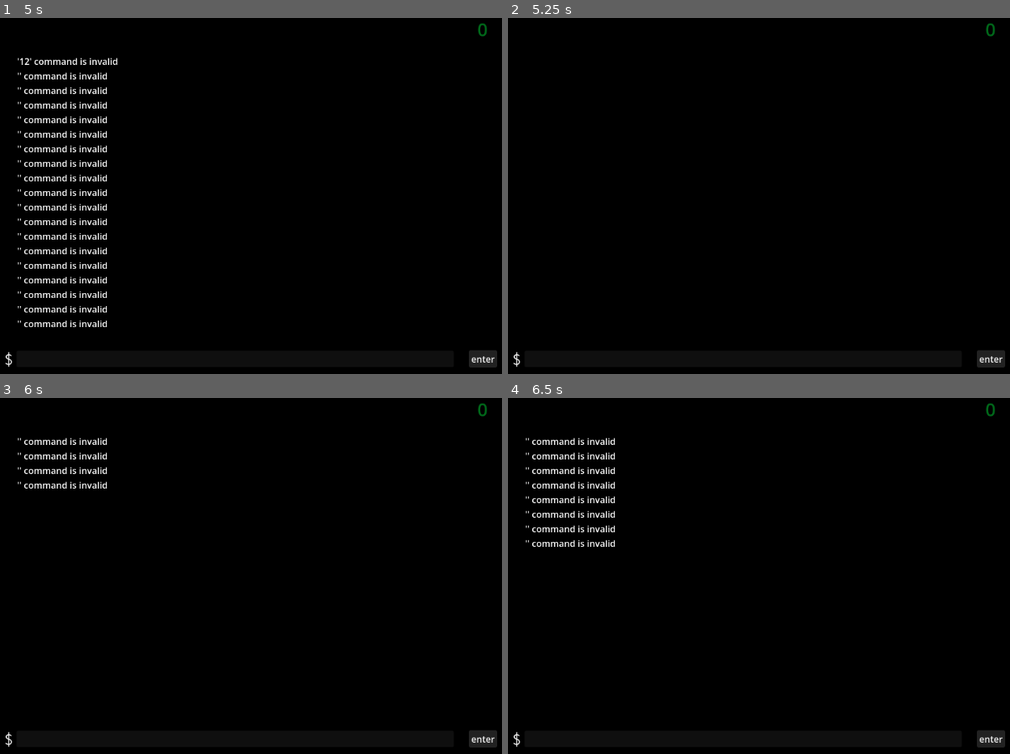
Above: before the commit, frames 1-4 (two rows, left to right).
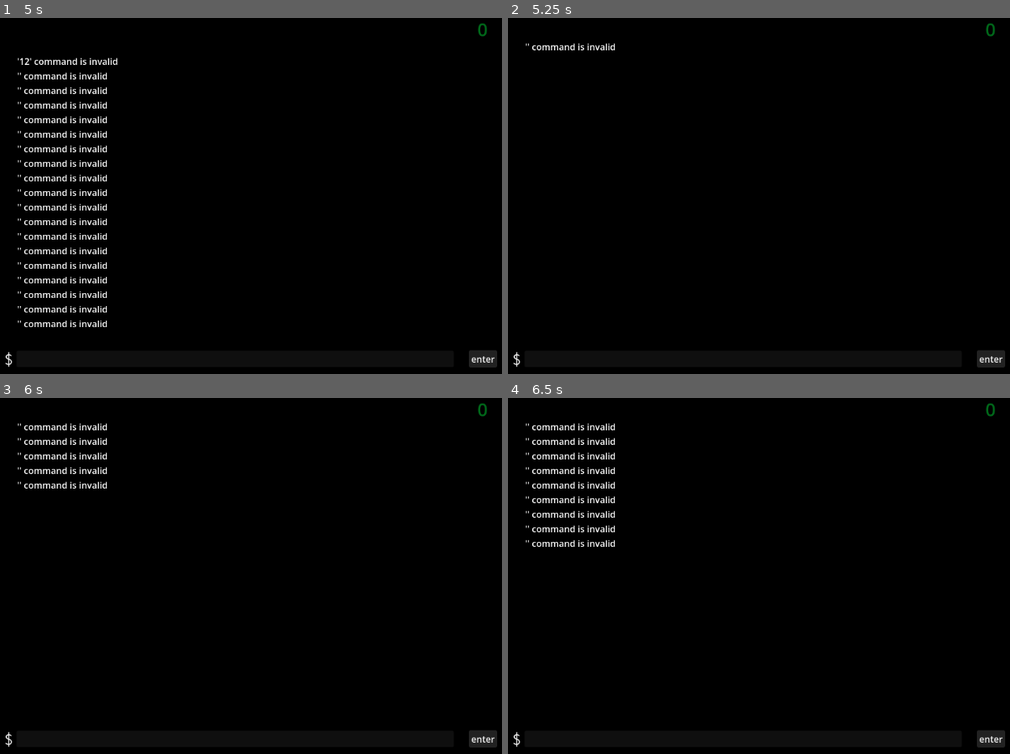
Above: after the commit, the same moments.

Repository: martinkuruzg-hue/hacking-cmd-game2
Game: Godot game, scene res://node_2d.tscn
Same seed, same stepped clock (60 frames per second), same inputs: the game is played once before the commit and once after it. The engine's default icon, where the game draws it, is replaced by a stand-in: a white triangle on a blue panel in a dark square.
Inputs (mouse positions are in pixels of both pictures, inside the frame that each line leads up to):
- Up to frame 1 (5 s): click (235, 359) at 0.52 s; type "12" at 0.6 s; click "enter" at 1.25 s; click "enter" at 2 s; click "enter" at 2.75 s; tap Enter (ui_accept) at 3.5, 3.6, 3.77, 4.07, 4.25, 4.35, 4.52, 4.82 s
- Up to frame 2 (5.25 s): tap Enter (ui_accept) at 5.1 s
- Up to frame 3 (6 s): tap Enter (ui_accept) at 5.75, 5.85 s
- Up to frame 4 (6.5 s): tap Enter (ui_accept) at 6.02, 6.32 s

Frame 1 is identical in both runs. In frame 2, 0.2% of the frame differs, in the area x 3-22%, y 7-10%; in frame 3, 0.2%; in frame 4, 0.2%.

Commit message:
cmd alpha 2

Diff:
--- a/node_2d.gd
+++ b/node_2d.gd
@@ -15,6 +15,9 @@
 func _process(delta: float) -> void:
 	get_node("Label3").text = str(puntos)
 	if Input.is_action_just_pressed("ui_accept"):
+
+		texto = str($LineEdit.text)
+		#Presionar boton fisico
 		cmd_base()
 
 	if puntos <0:
@@ -22,6 +25,7 @@
 
 
 func _on_button_pressed() -> void:
+	#Presionar boton virtual
 	cmd_base()
 func cmd_base():
 		if $LineEdit.text in lista_comandos and not $LineEdit.text in clear:
@@ -29,7 +33,7 @@
 			sumar_puntos()
 		elif $LineEdit.text in clear:
 			sumar_puntos()
-			vaciar_cmd()
+			vaciar_cmd("")
 		else:
 			restar_puntos()
 			input_invalido()
@@ -42,9 +46,9 @@
 	$LineEdit.text = ""
 func llenar_cmd():
 	$Label.text =str($Label.text) + "\n" +str($LineEdit.text)
-func vaciar_cmd():
-	get_node("Label").text = ""
-	veces = 0
+func vaciar_cmd(a):
+		get_node("Label").text = ""+a
+		veces = 0
 func input_invalido():
 	$Label.text =str($Label.text) + "\n"+"'" +str($LineEdit.text)+"' command is invalid"
 func _on_label_resized() -> void:
@@ -53,5 +57,11 @@
 		veces = veces + 1
 		print(veces)
 	else:
+		validar_comando()
 		veces = 0
-		get_node("Label").text =""
+
+func validar_comando():
+	if texto in lista_comandos:
+		vaciar_cmd(texto)
+	else:
+		vaciar_cmd("'"+texto+"' command is invalid")
